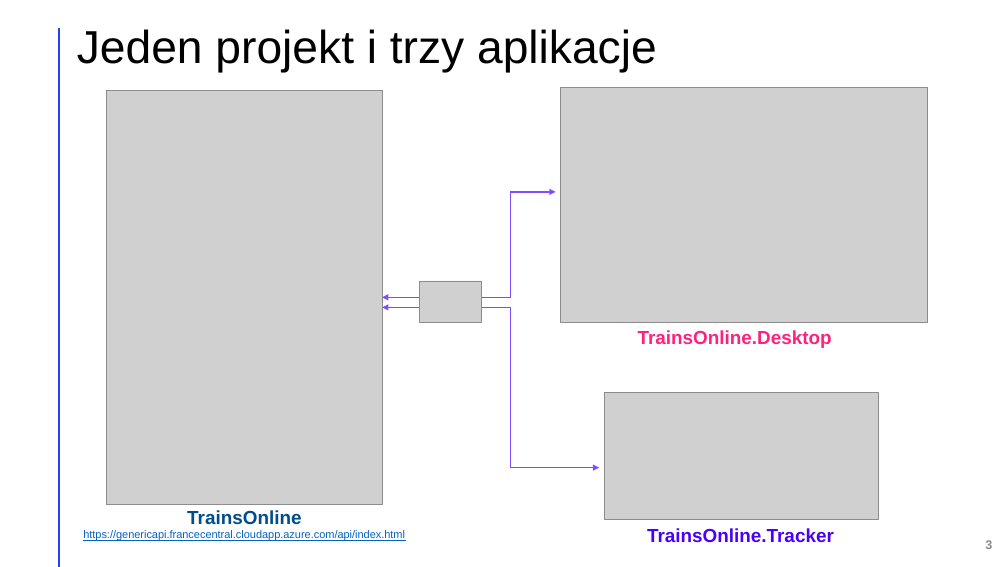
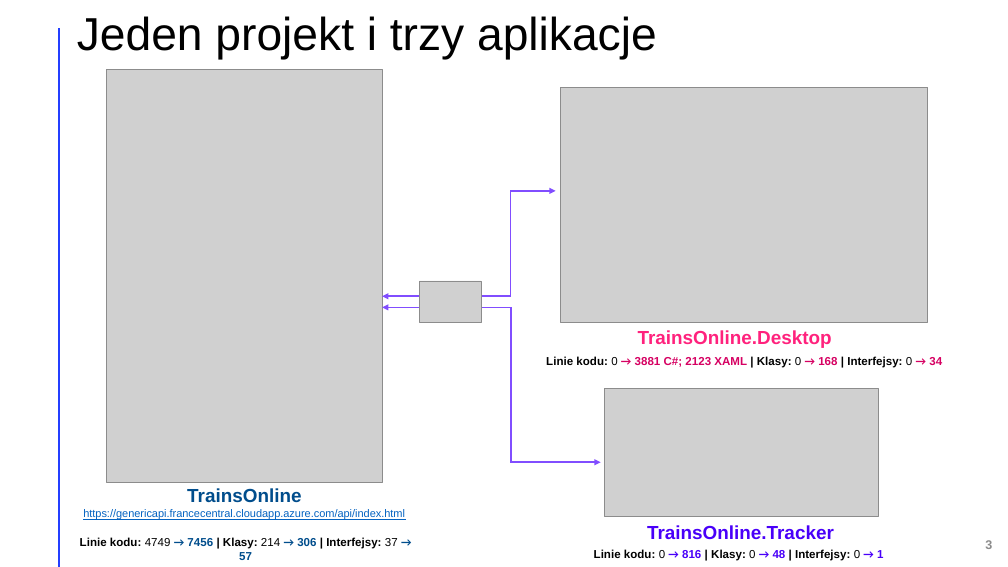
Before and after one commit to adambajguz/TrainsOnline, a slide deck: slide 3 of docs/Prezentacja Bajguz Kierzkowski.pptx. Drawn at 1008x567 pixels with LibreOffice and Linux fonts; fonts in the diff are those of the drawing; grey boxes stand for pictures. Boxes give left, top, right and bottom in pixels: in the first picture for what was removed or moved away, otherwise in the second. Text is boxed around its words. In the diff, an @@ line names an element or a change of style, - is before the commit and + after.

```diff
--- a/docs/Prezentacja Bajguz Kierzkowski.pptx
+++ b/docs/Prezentacja Bajguz Kierzkowski.pptx
@@ title "Jeden projekt i trzy aplikacje": place and size @@
-title "Jeden projekt i trzy aplikacje" at [77,29,657,72]
+title "Jeden projekt i trzy aplikacje" at [77,16,657,60]
@@ picture: place and size @@
-picture at [107,91,382,504]
+picture at [107,70,382,483]
@@ elbow double arrow (382, 296) - (556, 191): route changed @@
@@ elbow double arrow moved from (382, 308) - (600, 468) to (382, 308) - (600, 462) @@
@@ text added at [546,356,942,368], 11 pt, text #000000, bold @@
+Linie kodu: 0 → 3881 C#; 2123 XAML | Klasy: 0 → 168 | Interfejsy: 0 → 34
@@ picture: place and size @@
-picture at [604,392,878,520]
+picture at [604,389,878,516]
@@ text "TrainsOnline": place and size @@
-text "TrainsOnline" at [83,510,405,541]
+text "TrainsOnline" at [83,488,405,520]
@@ text added at [80,537,398,560], 11 pt, text #000000, bold @@
+Linie kodu: 4749 → 7456 | Klasy: 214 → 306 | Interfejsy: 37 → 57
@@ text added at [594,549,883,561], 11 pt, text #000000, bold @@
+Linie kodu: 0 → 816 | Klasy: 0 → 48 | Interfejsy: 0 → 1
```
Also in this commit, not shown: 5 other slides changed.
